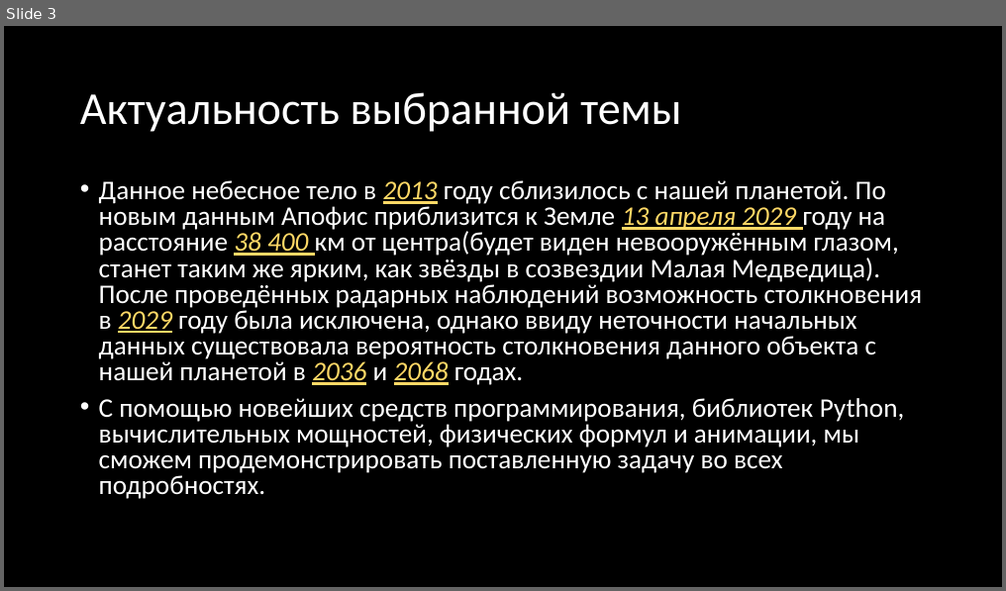
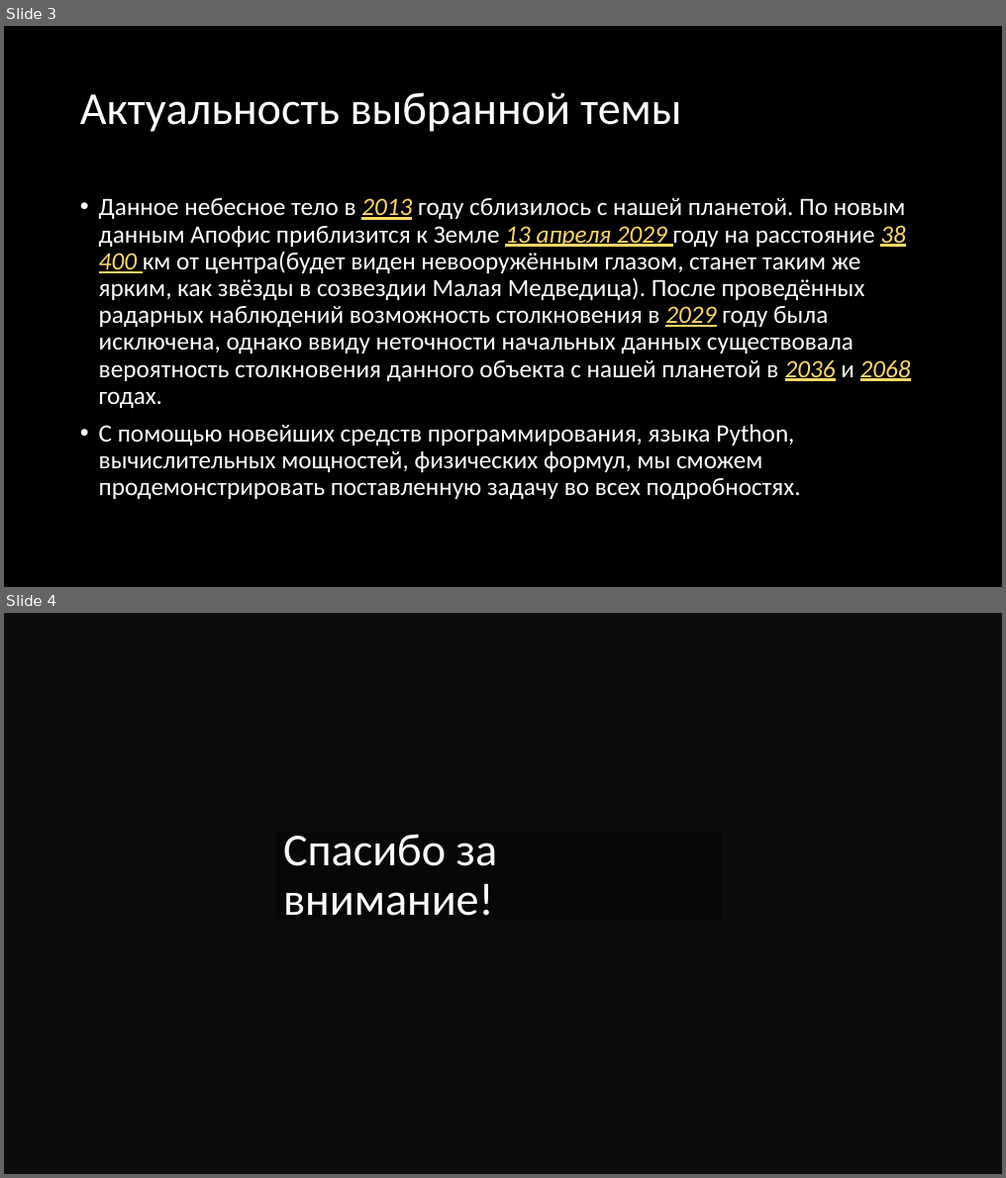
Before and after one commit to Kuznechik2004/math_modeling, a slide deck: Апофис МN4.pptx. Shown one above the other, each under a label of ours: slide 3 before the commit, slides 3 and 4 after it. The pictures are 1006x591 and 1006x1178 pixels, drawn with LibreOffice and Linux fonts; fonts in the diff are those of the drawing; background and template pictures are left out. Boxes give left, top, right and bottom in pixels: in the first picture for what was removed or moved away, otherwise in the second. Text is boxed around its words. In the diff, an @@ line names an element or a change of style, - is before the commit and + after.

Commit message:
Апофис МN4

```diff
--- a/Апофис МN4.pptx
+++ b/Апофис МN4.pptx
@@ slide 4 added at box(4, 613, 1002, 1174), background #0D0D0D @@
@@ title added at box(283, 834, 498, 916), 44 pt, text #FFFFFF @@
+Спасибо за внимание!
@@ slide 3 changed as well @@
@@ text "Данное небесное тело в 2013 ...": place and size @@
-text "Данное небесное тело в 2013 ..." at box(99, 180, 923, 499)
+text "Данное небесное тело в 2013 ..." at box(99, 198, 911, 499)
@@ text at box(99, 198, 911, 408): size 25.9 to 24 pt in "Данное небесное тело в 2013 году сблизилось ..."; line spacing 0.8 to 0.9 @@
@@ text at box(99, 424, 801, 499): text changed; size 25.9 to 24 pt @@
-• С помощью новейших средств программирования, библиотек Python, вычислительных мощностей, физических формул и анимации, мы сможем продемонстрировать поставленную задачу во всех подробностях.
+• С помощью новейших средств программирования, языка Python, вычислительных мощностей, физических формул, мы сможем продемонстрировать поставленную задачу во всех подробностях.
```
Also in this commit, not shown: 2 other slides changed.
